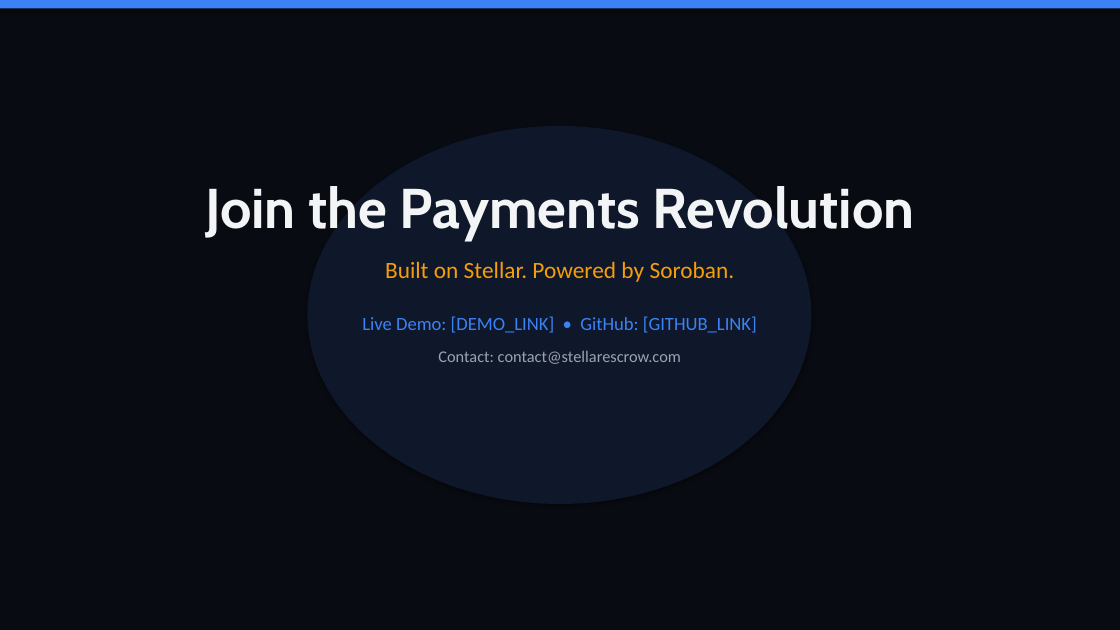
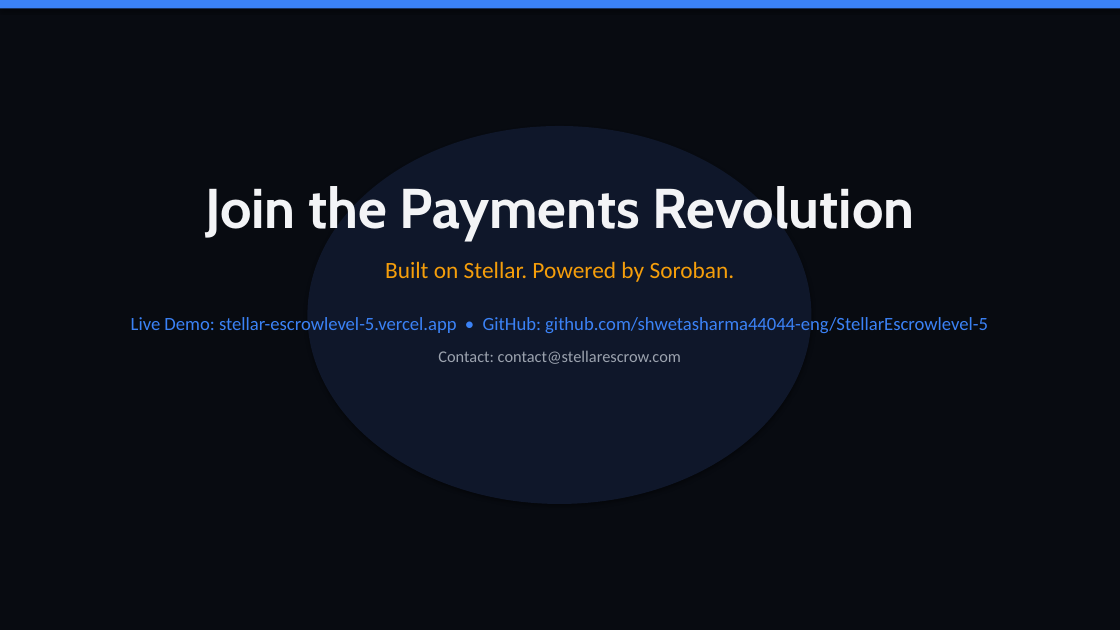
Before and after one commit to shwetasharma44044-eng/StellarEscrowlevel5.0, a slide deck: slide 12 of StellarEscrow_Pitch_Deck.pptx. Drawn at 1120x630 pixels with LibreOffice and Linux fonts; fonts in the diff are those of the drawing. Boxes give left, top, right and bottom in pixels: in the first picture for what was removed or moved away, otherwise in the second. Text is boxed around its words. In the diff, an @@ line names an element or a change of style, - is before the commit and + after.

```diff
--- a/StellarEscrow_Pitch_Deck.pptx
+++ b/StellarEscrow_Pitch_Deck.pptx
@@ text at box(131, 317, 988, 333): text changed @@
-Live Demo: [DEMO_LINK] • GitHub: [GITHUB_LINK]
+Live Demo: stellar-escrowlevel-5.vercel.app • GitHub: github.com/shwetasharma44044-eng/StellarEscrowlevel-5
```
Also in this commit, not shown: 2 other slides changed, 1 slide added, 1 slide removed, 1 other file.
